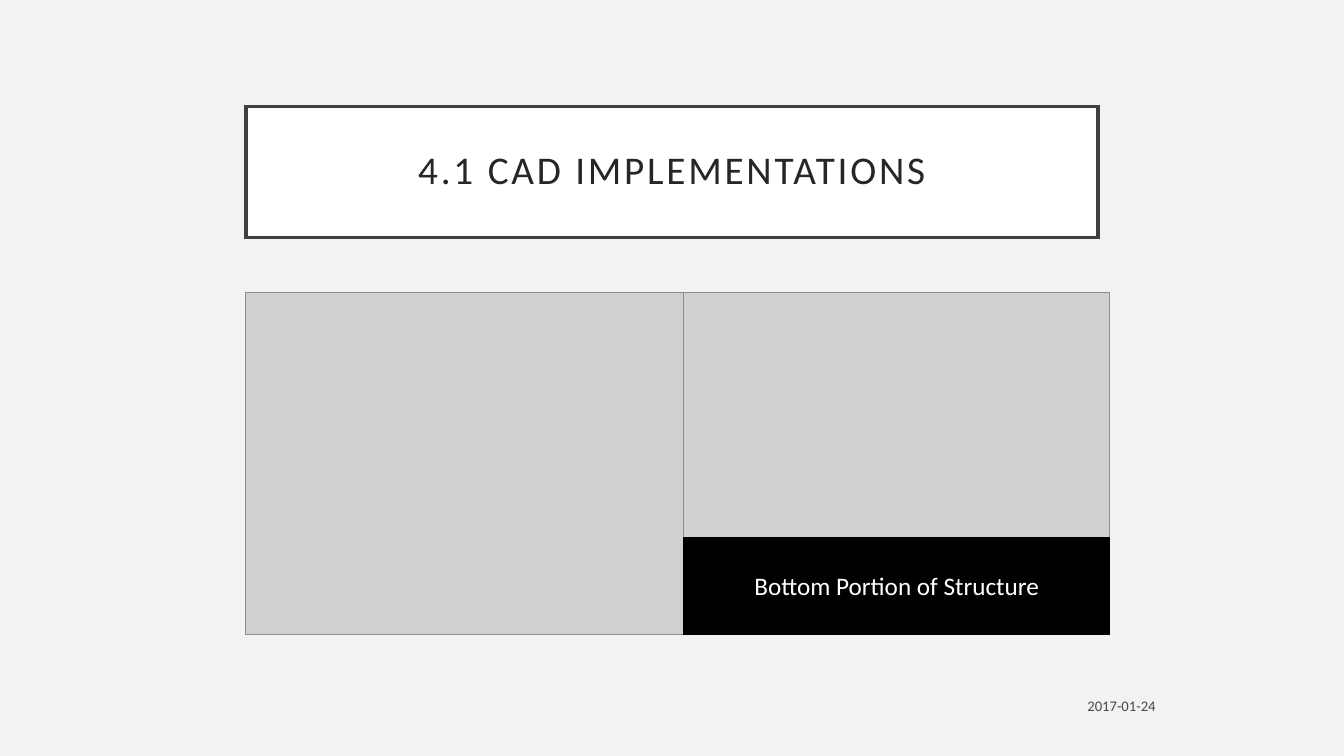
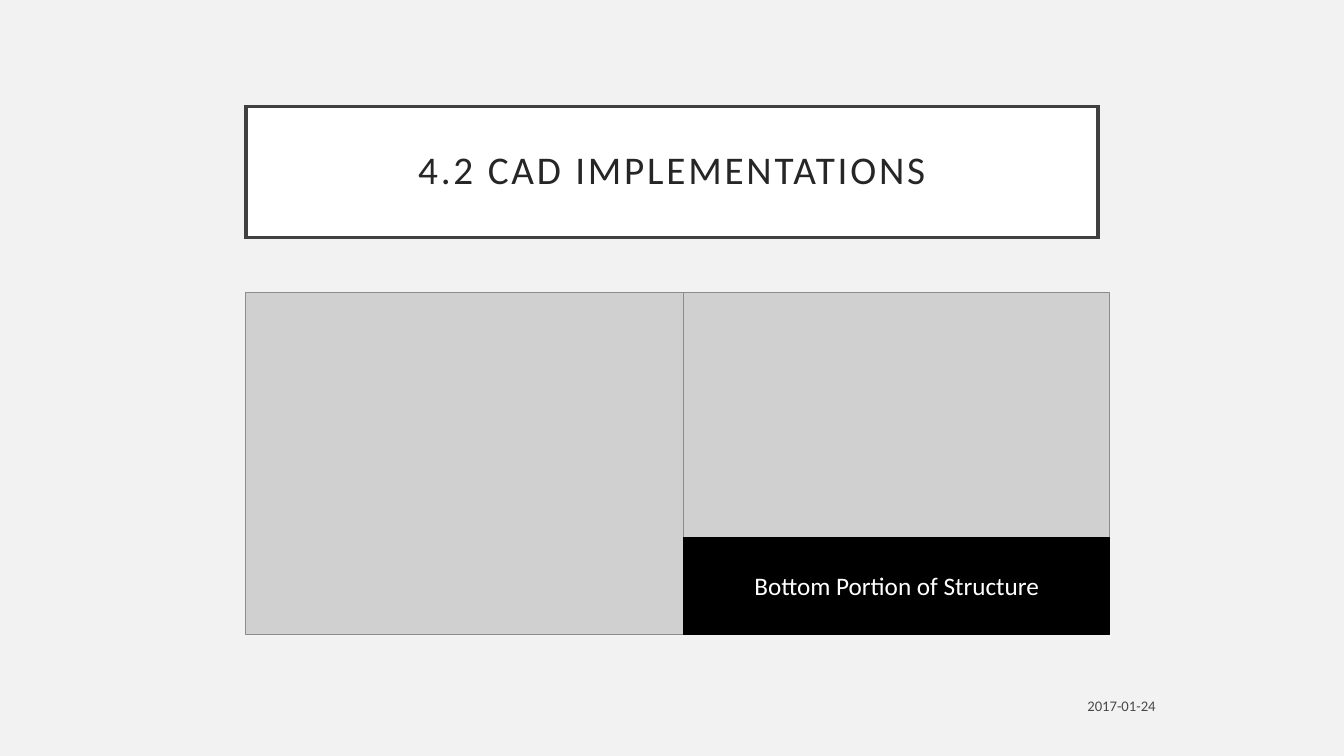
Before and after one commit to lberger1993/CatSat_TU_Repo, a slide deck: slide 10 of Presentation_CDR.pptx (slide 9 before the commit). Drawn at 1344x756 pixels with LibreOffice and Linux fonts; fonts in the diff are those of the drawing; grey boxes stand for pictures. Boxes give left, top, right and bottom in pixels: in the first picture for what was removed or moved away, otherwise in the second. Text is boxed around its words. In the diff, an @@ line names an element or a change of style, - is before the commit and + after.

```diff
--- a/Presentation_CDR.pptx
+++ b/Presentation_CDR.pptx
@@ title at (x1=418, y1=158, x2=925, y2=185): text changed @@
-4.1 CAD IMPLEMENTATIONS
+4.2 CAD IMPLEMENTATIONS
```
Also in this commit, not shown: 2 other slides changed, 1 other file.
